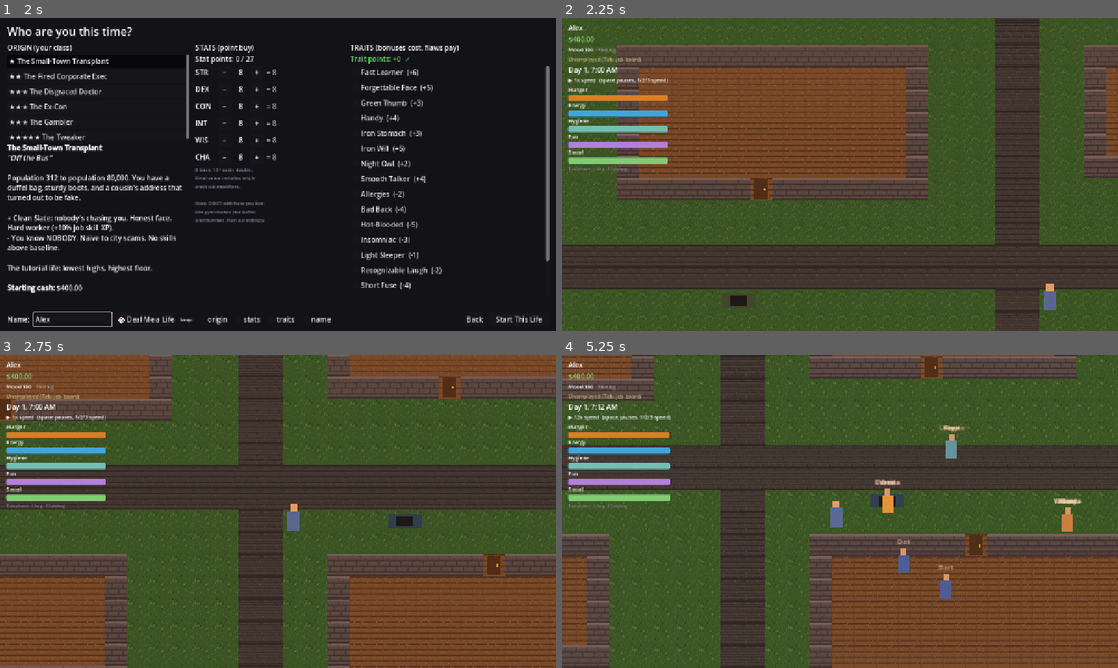
Above: before the commit, frames 1-4 (two rows, left to right).
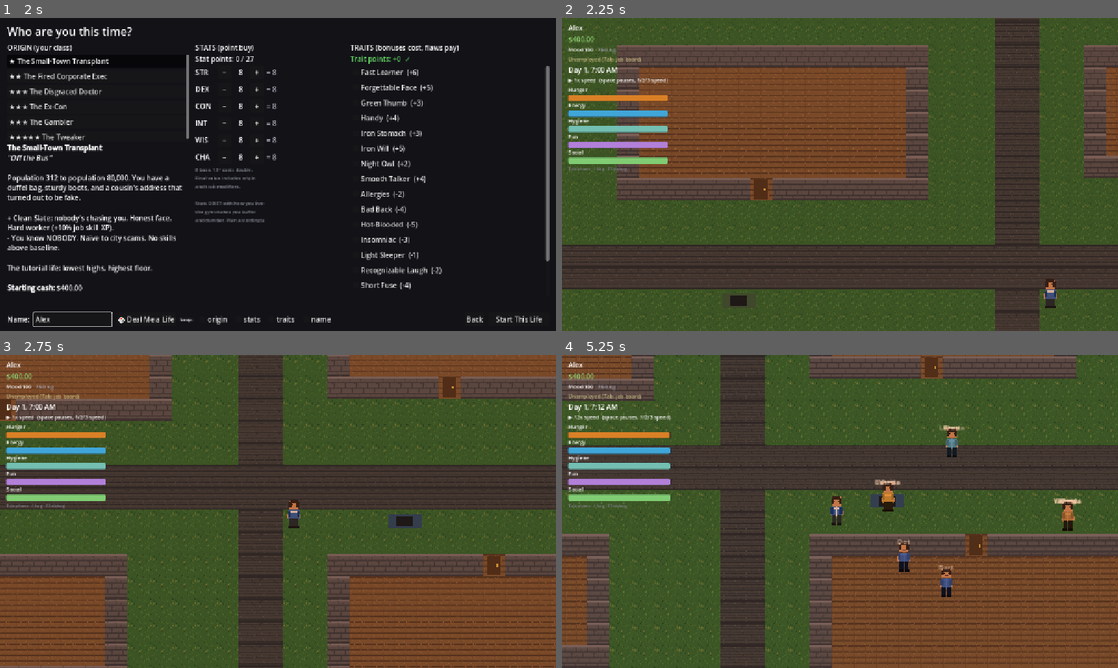
Above: after the commit, the same moments.

Repository: redstonejh/rags
Game: Godot game, scene res://scenes/ui/MainMenu.tscn
Two runs of this game, one before a commit and one after it. Both use one fixed random seed, a clock stepped at 60 frames per second and the inputs below.
Inputs (mouse positions are in pixels of both pictures, inside the frame that each line leads up to):
- Up to frame 1 (2 s): click "New Life" at 0.5 s; click (72, 318) at 1.27 s; type "Alex" at 1.35 s
- Up to frame 2 (2.25 s): click "Start This Life" at 2 s
- Up to frame 3 (2.75 s): no input
- Up to frame 4 (5.25 s): move the mouse to (962, 495) at 2.77 s; hold D (move_right) 2.78-3.5 s; hold E (interact) 2.78-3.5 s; click (962, 495) at 2.92 s; drag from (728, 527) to (940, 376) at 3.52 s; move the mouse to (895, 442) at 4.27 s; hold D (move_right) 4.28-5 s; tap 3 (time_speed_3) at 4.35 s; drag from (812, 574) to (984, 549) at 5.02 s

Frame 1 is identical in both runs. In frame 2, 0.2% of the frame differs, in the area x 86-89%, y 83-94%; in frame 3, 0.2%; in frame 4, 1.1%, in the area x 48-93%, y 23-78%.

Commit message:
Add generated character sprite layers

Diff:
--- a/scenes/npc/NPCAgent.tscn
+++ b/scenes/npc/NPCAgent.tscn
@@ -1,6 +1,8 @@
-[gd_scene load_steps=3 format=3]
+[gd_scene load_steps=5 format=3]
 
 [ext_resource type="Script" path="res://scripts/npc/npc_agent.gd" id="1"]
+[ext_resource type="Texture2D" path="res://assets/chars/body_base.png" id="2"]
+[ext_resource type="Texture2D" path="res://assets/chars/outfit_npc.png" id="3"]
 
 [sub_resource type="CircleShape2D" id="body_shape"]
 radius = 9.0
@@ -10,13 +12,15 @@
 collision_mask = 1
 script = ExtResource("1")
 
-[node name="Body" type="Polygon2D" parent="."]
-polygon = PackedVector2Array(-8, -13, 8, -13, 8, 13, -8, 13)
-color = Color(0.7, 0.7, 0.7, 1)
+[node name="BodySprite" type="Sprite2D" parent="."]
+texture_filter = 1
+position = Vector2(0, -10)
+texture = ExtResource("2")
 
-[node name="Head" type="Polygon2D" parent="."]
-polygon = PackedVector2Array(-4, -22, 4, -22, 4, -13, -4, -13)
-color = Color(0.85, 0.72, 0.58, 1)
+[node name="OutfitSprite" type="Sprite2D" parent="."]
+texture_filter = 1
+position = Vector2(0, -10)
+texture = ExtResource("3")
 
 [node name="NameLabel" type="Label" parent="."]
 offset_left = -40.0
--- a/scenes/player/Player.tscn
+++ b/scenes/player/Player.tscn
@@ -1,6 +1,8 @@
-[gd_scene load_steps=4 format=3]
+[gd_scene load_steps=7 format=3]
 
 [ext_resource type="Script" path="res://scripts/player/player.gd" id="1"]
+[ext_resource type="Texture2D" path="res://assets/chars/body_base.png" id="2"]
+[ext_resource type="Texture2D" path="res://assets/chars/outfit_player.png" id="3"]
 
 [sub_resource type="CircleShape2D" id="body_shape"]
 radius = 10.0
@@ -11,13 +13,15 @@
 [node name="Player" type="CharacterBody2D"]
 script = ExtResource("1")
 
-[node name="Body" type="Polygon2D" parent="."]
-polygon = PackedVector2Array(-9, -14, 9, -14, 9, 14, -9, 14)
-color = Color(0.36, 0.5, 0.85, 1)
+[node name="BodySprite" type="Sprite2D" parent="."]
+texture_filter = 1
+position = Vector2(0, -10)
+texture = ExtResource("2")
 
-[node name="Head" type="Polygon2D" parent="."]
-polygon = PackedVector2Array(-5, -24, 5, -24, 5, -14, -5, -14)
-color = Color(0.9, 0.75, 0.6, 1)
+[node name="OutfitSprite" type="Sprite2D" parent="."]
+texture_filter = 1
+position = Vector2(0, -10)
+texture = ExtResource("3")
 
 [node name="CollisionShape2D" type="CollisionShape2D" parent="."]
 shape = SubResource("body_shape")
--- a/scripts/npc/npc_agent.gd
+++ b/scripts/npc/npc_agent.gd
@@ -11,7 +11,7 @@
 var _wander_target: Vector2 = Vector2.ZERO
 var _wander_wait := 0.0
 
-@onready var body: Polygon2D = $Body
+@onready var outfit_sprite: Sprite2D = $OutfitSprite
 @onready var name_label: Label = $NameLabel
 @onready var nav: NavigationAgent2D = $NavigationAgent2D
 
@@ -23,7 +23,7 @@
 func _ready() -> void:
 	var arch := record.archetype()
 	if arch:
-		body.color = arch.color
+		outfit_sprite.modulate = arch.color
 	name_label.text = record.display_name.get_slice(" ", 0)
 	_wander_target = global_position
 	add_child(NPCInteractable.new(record))
Binary file added: assets/chars/body_base.png
Not shown, added: assets/chars/body_base.png.import
Binary file added: assets/chars/outfit_npc.png
Not shown, added: assets/chars/outfit_npc.png.import
Binary file added: assets/chars/outfit_player.png
Not shown, added: assets/chars/outfit_player.png.import
Not shown, changed: docs/PROGRESS.md
Not shown, changed: docs/REBUILD_PLAN.md
Not shown, changed: tools/artgen/generate_assets.py
